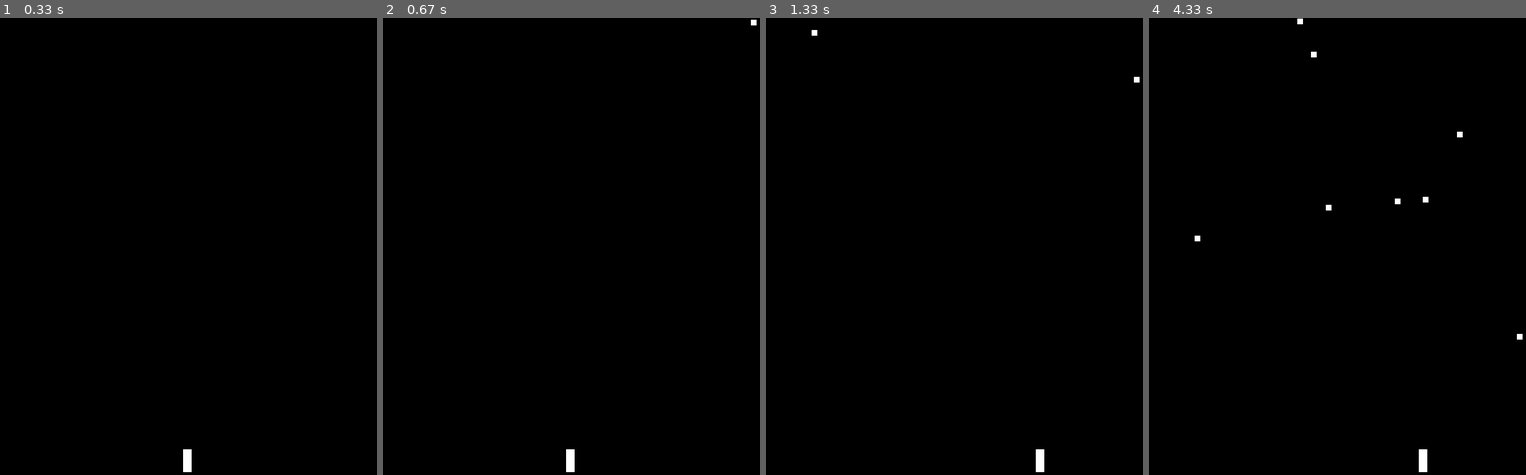
Above: before the commit, frames 1-4 (left to right).
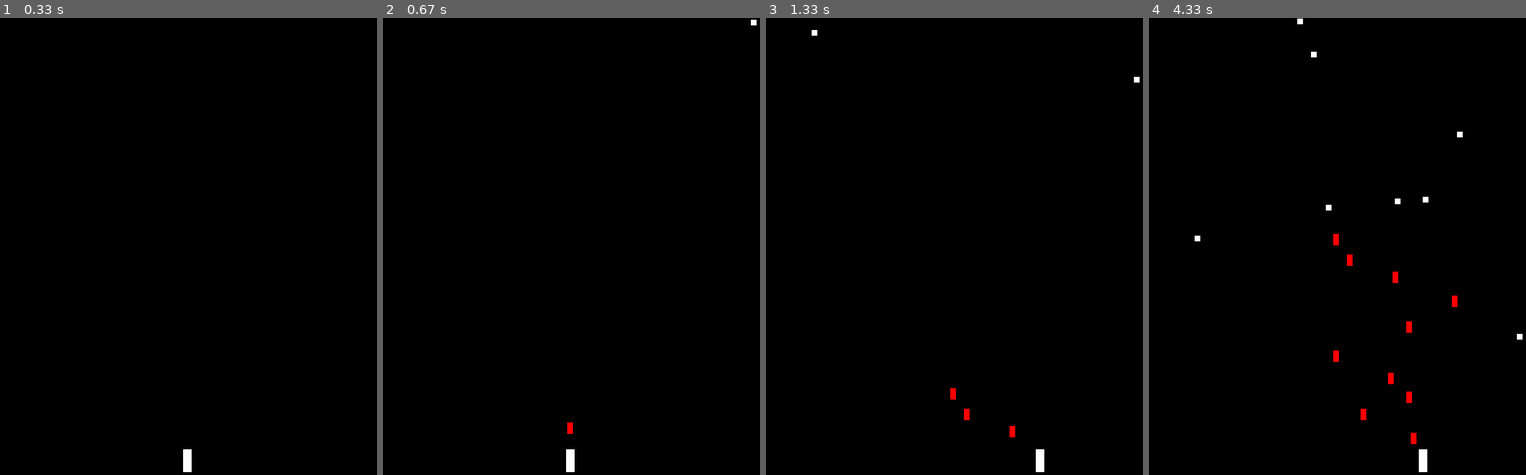
Above: after the commit, the same moments.

Repository: DIWASGHIMIREY/PygameCourse
Game: pygame game, started from main.py
Two runs of this game, one before a commit and one after it. Both use one fixed random seed, a clock stepped at 60 frames per second and the inputs below.
Inputs:
- Up to frame 1 (0.33 s): no input
- Up to frame 2 (0.67 s): tap Space at 0.33 s
- Up to frame 3 (1.33 s): hold D 0.67-1.13 s; tap Space at 0.73, 1.03, 1.23 s; hold D from 1.17 s (still down)
- Up to frame 4 (4.33 s): tap Space at 1.53, 1.73, 2.03, 2.3, 2.6, 2.73, 3.03, 3.4, 3.7, 3.9, 4.2 s; release D at 1.63 s; hold A 1.67-2.2 s; hold A 2.23-2.63 s; hold D 2.67-3.3 s; hold A 3.33-3.8 s; hold D 3.83-4.3 s

Frame 1 is identical in both runs. In frame 2, less than 0.1% of the frame differs, in the area x 48-51%, y 88-91%; in frame 3, 0.1%; in frame 4, 0.4%, in the area x 48-82%, y 47-94%.

Commit message:
Add collisions, fix shoot function, edit object sizes.
note: add scoreboard, object graphics, etc.

Diff:
--- a/main.py
+++ b/main.py
@@ -12,7 +12,23 @@
 GREEN = (0, 255, 0)
 BLUE = (0, 0, 255)
 
+class Bullet(pygame.sprite.Sprite):
+    def __init__(self,x,y):
+        pygame.sprite.Sprite.__init__(self)
+        self.height = 20
+        self.width = 10
+        self.image = pygame.Surface((self.width,self.height))
+        self.image.fill(RED)
+        self.rect = self.image.get_rect()
+        self.rect.centerx = x
+        self.rect.bottom = y
+        self.speedy = 3
+
+    def update(self):
+            self.rect.y -= self.speedy
+
 class Player(pygame.sprite.Sprite):
+
     def __init__(self):
         pygame.sprite.Sprite.__init__(self)
         self.height = 40
@@ -24,6 +40,17 @@
         self.rect.y = HEIGHT - (self.height+5)
         self.speedx = 8
         self.speedy = 3
+        self.last_shot = pygame.time.get_ticks()
+        self.shoot_delay = 300
+
+    def shoot(self):
+        now = pygame.time.get_ticks()
+        if now - self.last_shot > self.shoot_delay:
+            self.last_shot = now
+            bullet = Bullet(self.rect.centerx, self.rect.top)
+            all_sprites.add(bullet)
+            bullets = pygame.sprite.Group()
+            bullets.add(bullet)
 
     def update(self):
         k = pygame.key.get_pressed()
@@ -36,6 +63,8 @@
             self.rect.x -= self.speedx
             if self.rect.left <= 0:
                 self.rect.left = 0
+        if k[pygame.K_SPACE]:
+            self.shoot()
 
 
 class Meteor(pygame.sprite.Sprite):
@@ -56,6 +85,7 @@
             self.kill()
 
 
+
 pygame.init()
 
 
@@ -65,6 +95,7 @@
 
 all_sprites = pygame.sprite.Group()
 meteors = pygame.sprite.Group()
+
 
 ship = Player()
 all_sprites.add(ship)
